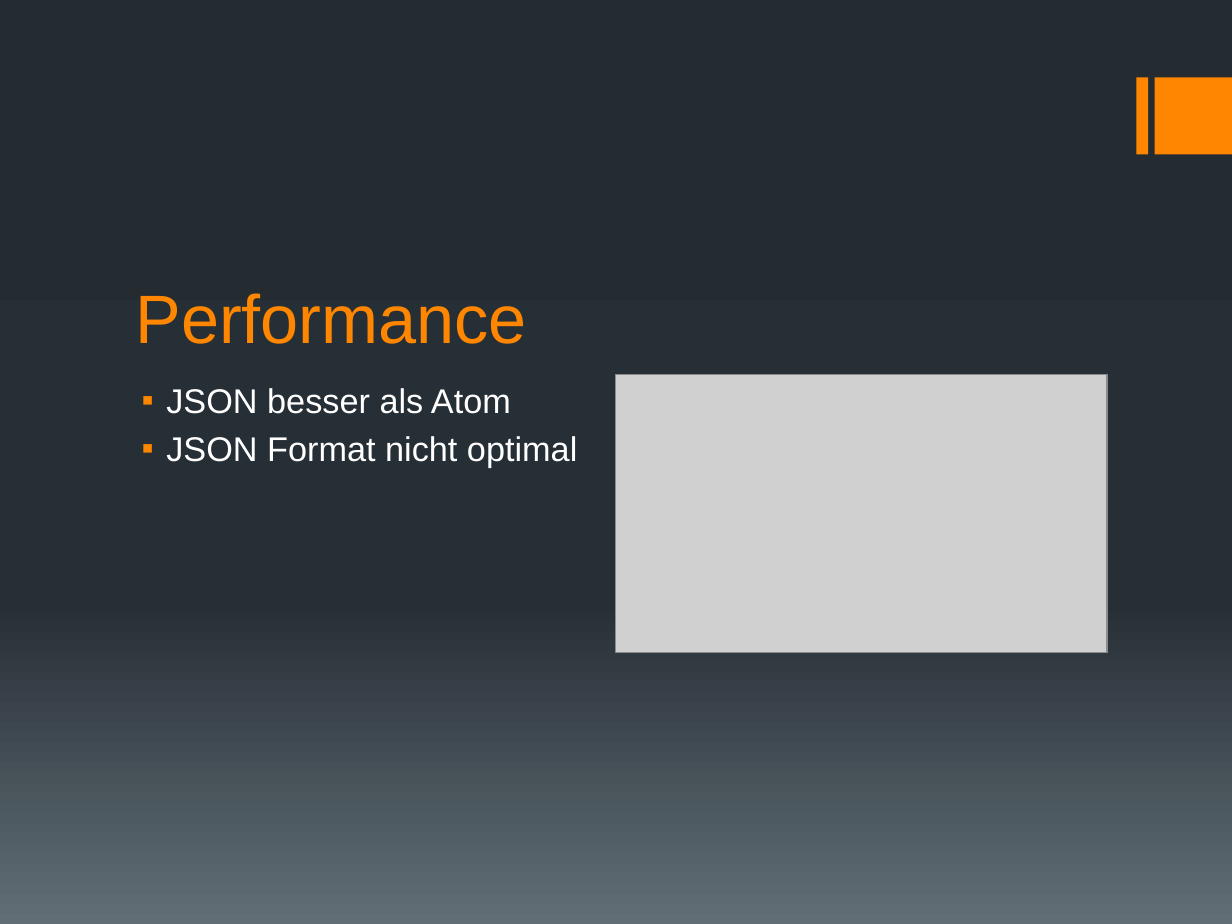
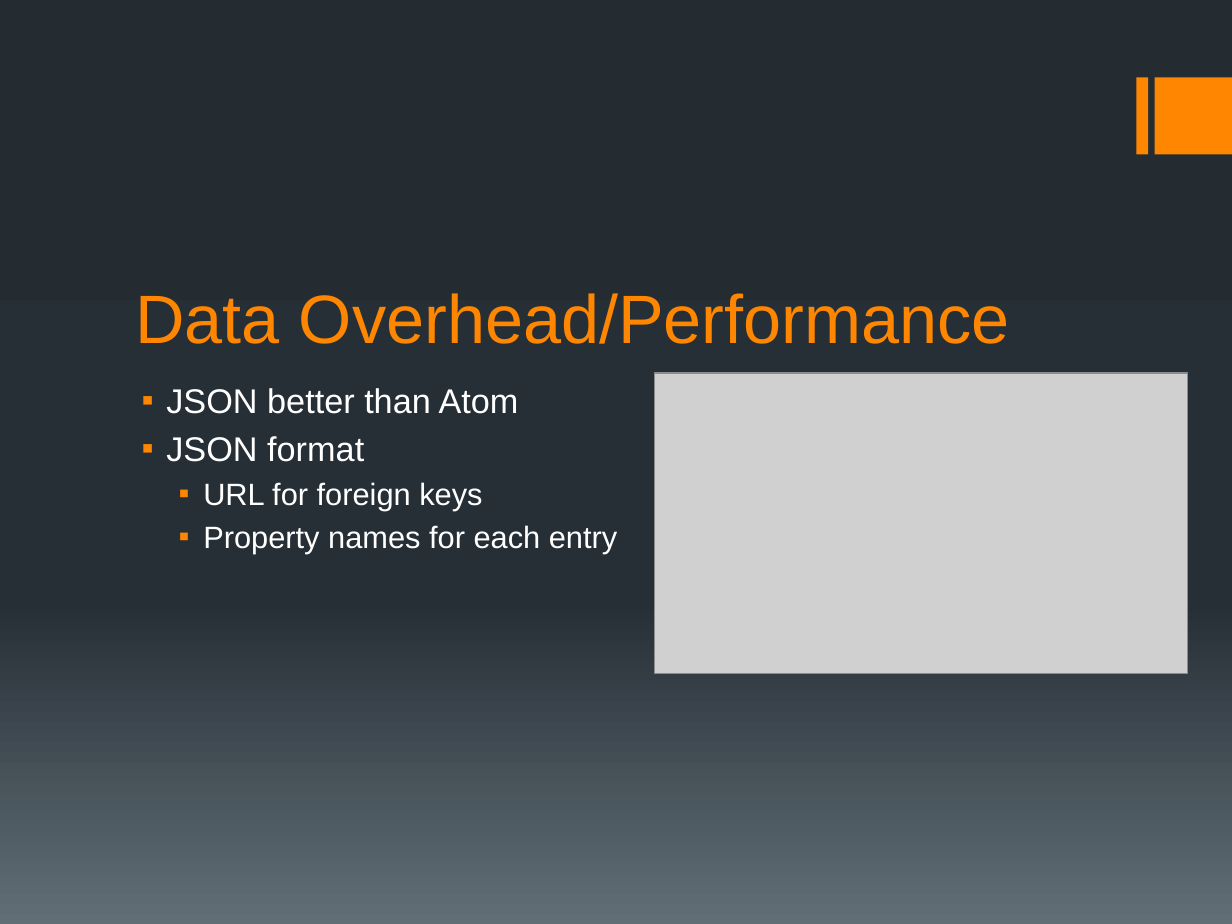
Before and after one commit to fleupold/odataerp, a slide deck: slide 5 of presentation/ODataERP II.pptx. Drawn at 1232x924 pixels with LibreOffice and Linux fonts; fonts in the diff are those of the drawing; grey boxes stand for pictures. Boxes give left, top, right and bottom in pixels: in the first picture for what was removed or moved away, otherwise in the second. Text is boxed around its words. In the diff, an @@ line names an element or a change of style, - is before the commit and + after.

```diff
--- a/presentation/ODataERP II.pptx
+++ b/presentation/ODataERP II.pptx
@@ title at (136, 293, 1010, 344): text changed @@
-Performance
+Data Overhead/Performance
@@ text at (166, 388, 617, 554): text changed; size 20 to 18 pt @@
-▪ JSON besser als Atom
-▪ JSON Format nicht optimal
+▪ JSON better than Atom
+▪ JSON format
+  ▪ URL for foreign keys
+  ▪ Property names for each entry
@@ picture: place and size @@
-picture at (616, 375, 1108, 652)
+picture at (654, 373, 1186, 674)
```
Also in this commit, not shown: 7 other slides changed, 1 slide added, 1 slide removed, 2 other files.
